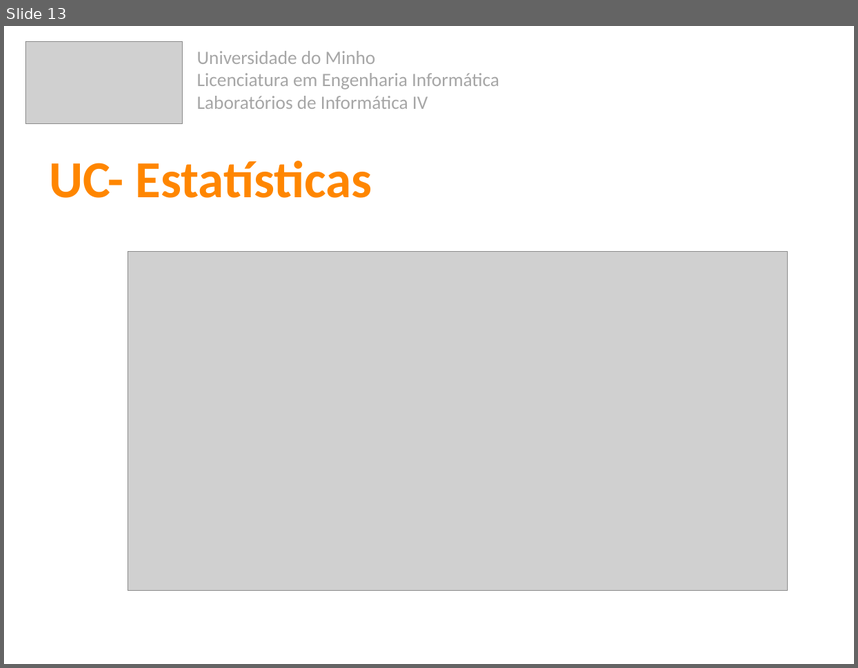
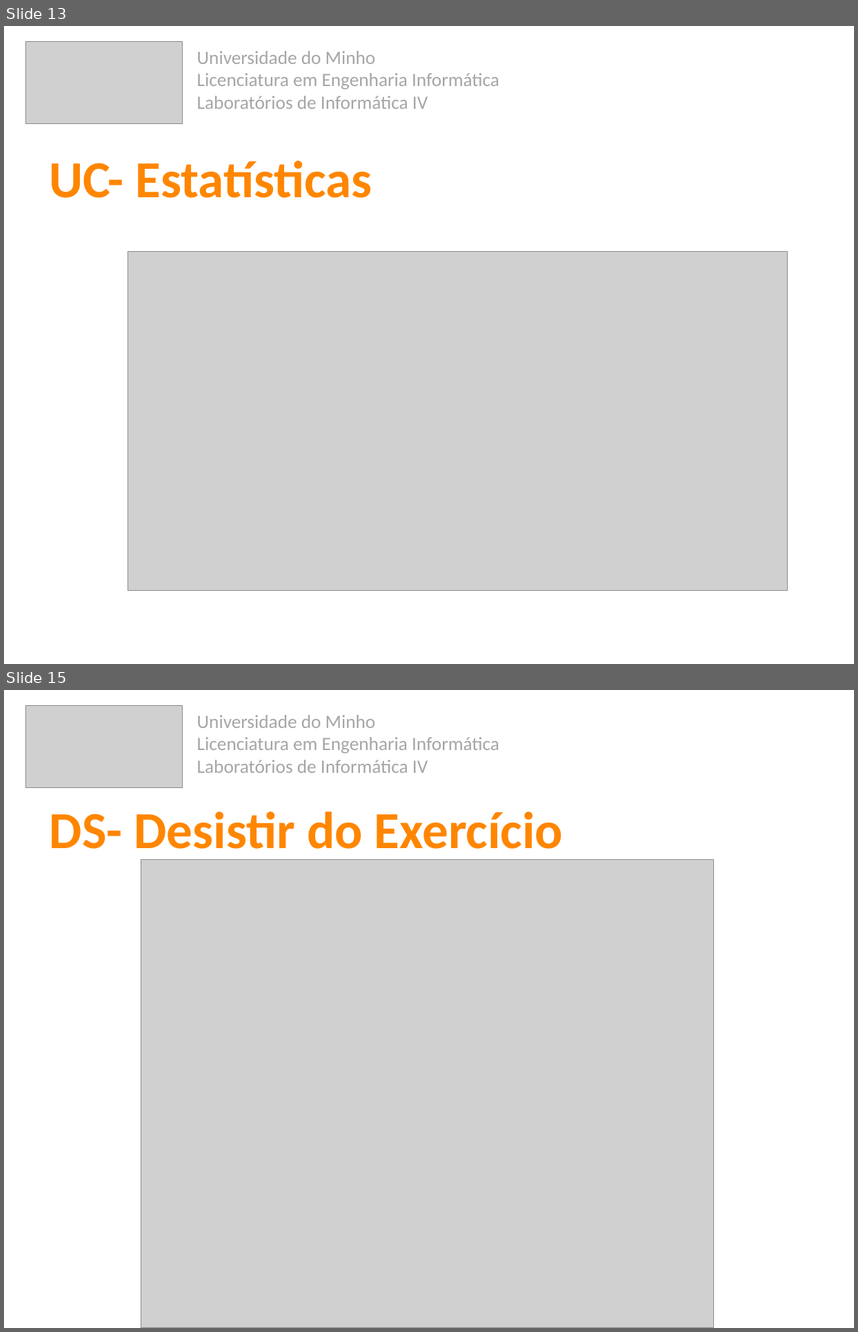
Before and after one commit to 7patricia/Aprende-com-os-Minions, a slide deck: 2ª Fase/Aprsentação_Fase2.pptx. Shown one above the other, each under a label of ours: slide 13 before the commit, slides 13 and 15 after it; the slides between them are not shown. The pictures are 858x668 and 858x1332 pixels, drawn with LibreOffice and Linux fonts; fonts in the diff are those of the drawing; grey boxes stand for pictures. Boxes give left, top, right and bottom in pixels: in the first picture for what was removed or moved away, otherwise in the second. Text is boxed around its words. In the diff, an @@ line names an element or a change of style, - is before the commit and + after.

```diff
--- a/2ª Fase/Aprsentação_Fase2.pptx
+++ b/2ª Fase/Aprsentação_Fase2.pptx
@@ slide 15 added at bbox=[4, 690, 854, 1328], background #FFFFFF @@
@@ picture added at bbox=[26, 705, 183, 788] @@
@@ text added at bbox=[197, 715, 499, 773], 16 pt, text #A6A6A6 @@
+Universidade do Minho
+Licenciatura em Engenharia Informática
+Laboratórios de Informática IV
@@ title added at bbox=[50, 811, 563, 860], 44 pt, text #FF8600, bold @@
+DS- Desistir do Exercício
@@ picture added at bbox=[141, 859, 714, 1328] @@
```
Also in this commit, not shown: 4 slides changed, 3 other slides added.
